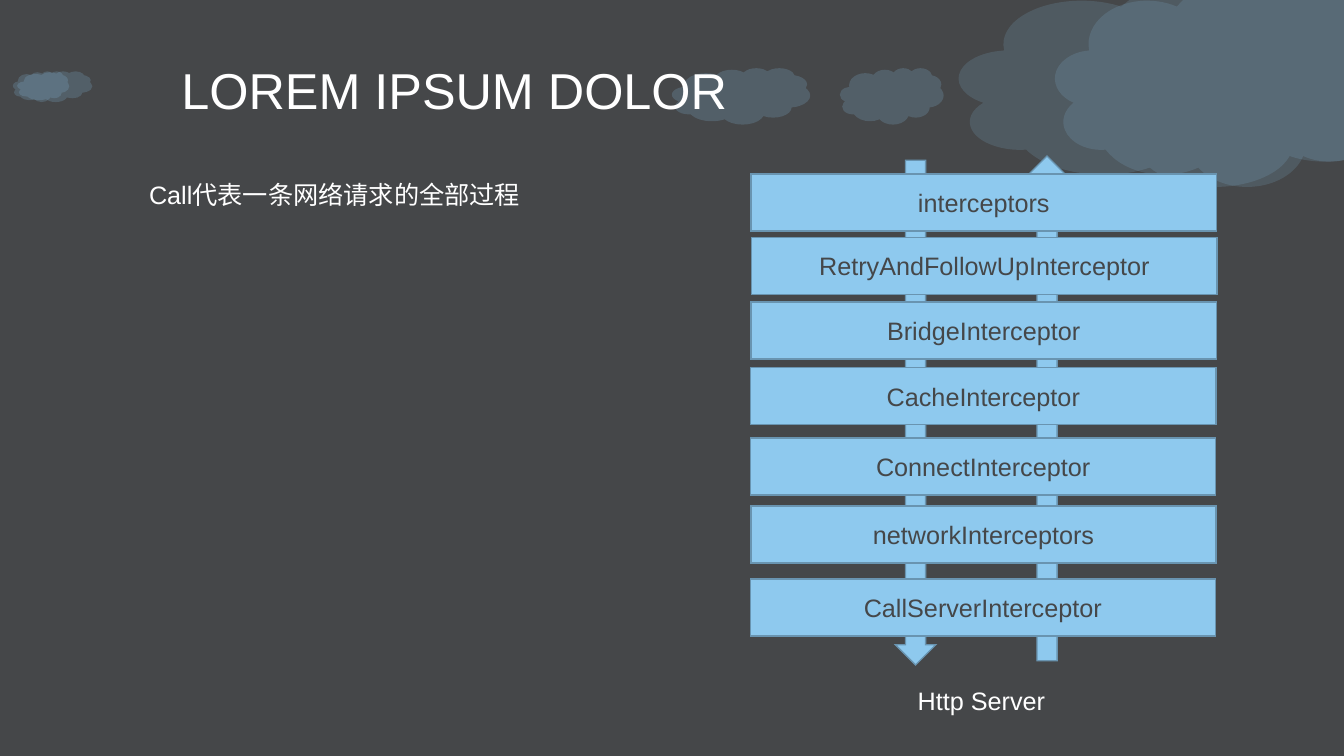
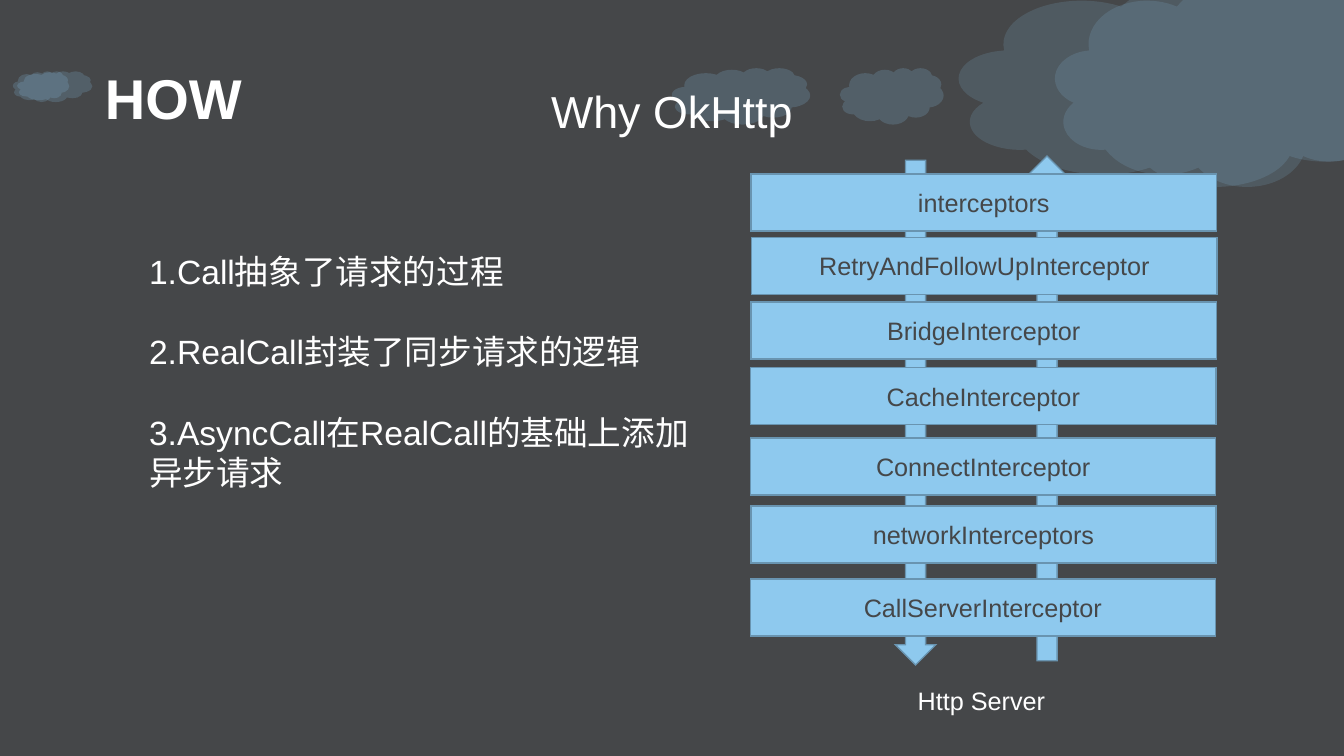
Before and after one commit to daisongsong1991/ppt, a slide deck: slide 23 of net_ppt.pptx. Drawn at 1344x756 pixels with LibreOffice and Linux fonts; fonts in the diff are those of the drawing; background and template pictures are left out. Boxes give left, top, right and bottom in pixels: in the first picture for what was removed or moved away, otherwise in the second. Text is boxed around its words. In the diff, an @@ line names an element or a change of style, - is before the commit and + after.

```diff
--- a/net_ppt.pptx
+++ b/net_ppt.pptx
@@ text added at (105,80,242,120), 40 pt, text #FFFFFF, bold @@
+HOW
@@ text removed at (181,74,727,110) @@
-LOREM IPSUM DOLOR
@@ text added at (551,95,792,137), 32 pt, text #FFFFFF @@
+Why OkHttp
@@ text at (149,257,689,452): text changed; size 18 to 24 pt @@
-Call代表一条网络请求的全部过程
+1.Call抽象了请求的过程
+2.RealCall封装了同步请求的逻辑
+3.AsyncCall在RealCall的基础上添加异步请求
```
Also in this commit, not shown: 15 other slides changed, 5 slides added, 4 slides removed.
